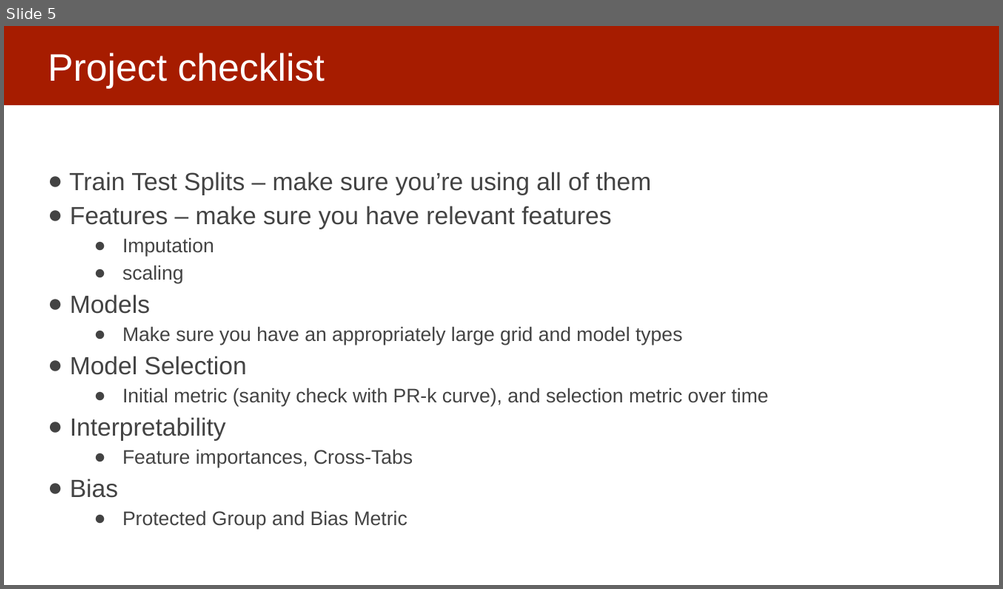
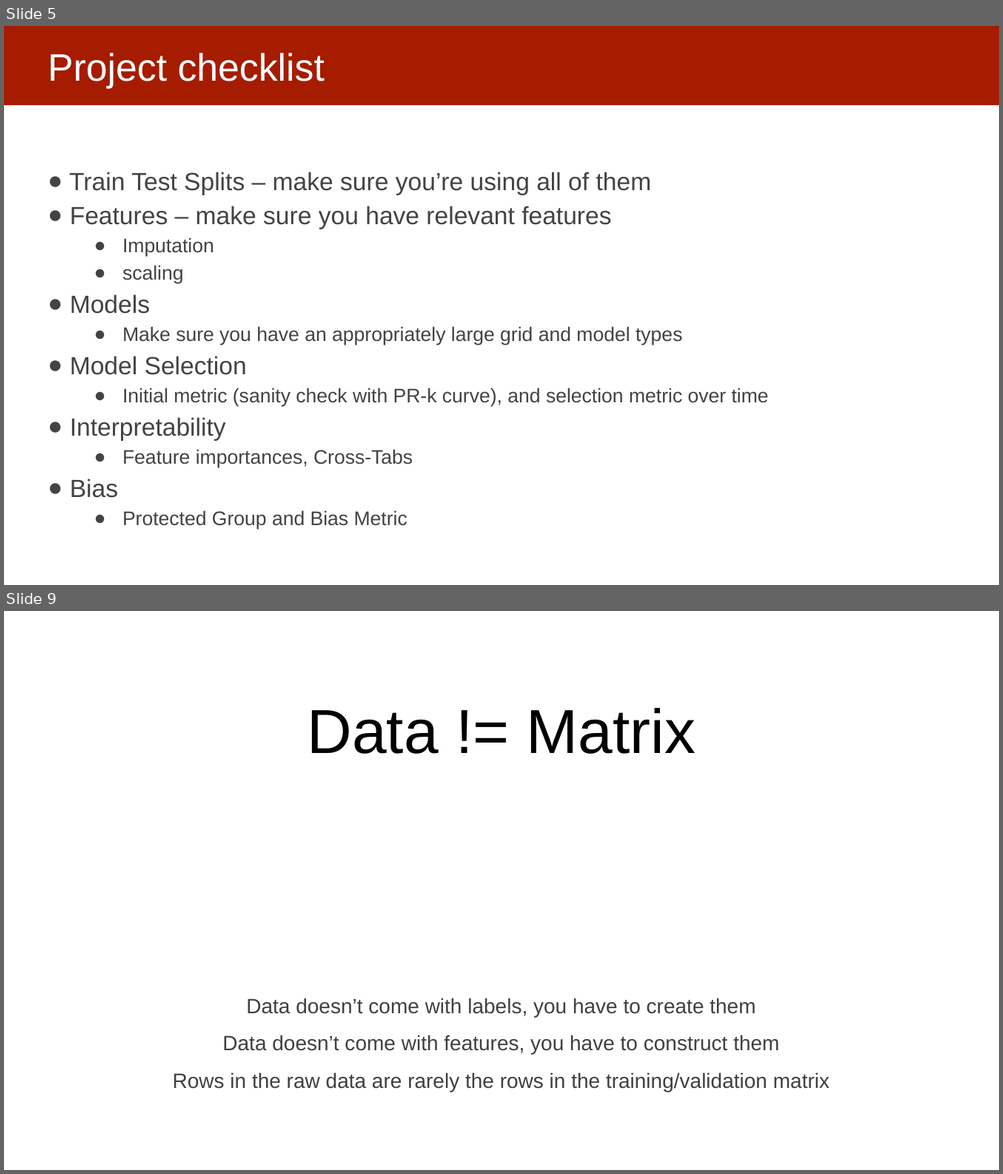
Before and after one commit to dssg/mlforpublicpolicylab, a slide deck: Lectures/21-causal-inference.pptx. Shown one above the other, each under a label of ours: slide 5 before the commit, slides 5 and 9 after it; the slides between them are not shown. The pictures are 1003x589 and 1003x1174 pixels, drawn with LibreOffice and Linux fonts; fonts in the diff are those of the drawing. Boxes give left, top, right and bottom in pixels: in the first picture for what was removed or moved away, otherwise in the second. Text is boxed around its words. In the diff, an @@ line names an element or a change of style, - is before the commit and + after.

```diff
--- a/Lectures/21-causal-inference.pptx
+++ b/Lectures/21-causal-inference.pptx
@@ slide 9 added at (4,611,999,1170), background #FFFFFF @@
@@ text added at (307,708,696,754), 60 pt, text #000000 @@
+Data != Matrix
@@ text added at (173,998,829,1092), 20 pt, text #404040 @@
+Data doesn’t come with labels, you have to create them
+Data doesn’t come with features, you have to construct them
+Rows in the raw data are rarely the rows in the training/validation matrix
```
Also in this commit, not shown: 18 slides changed, 7 other slides added.
